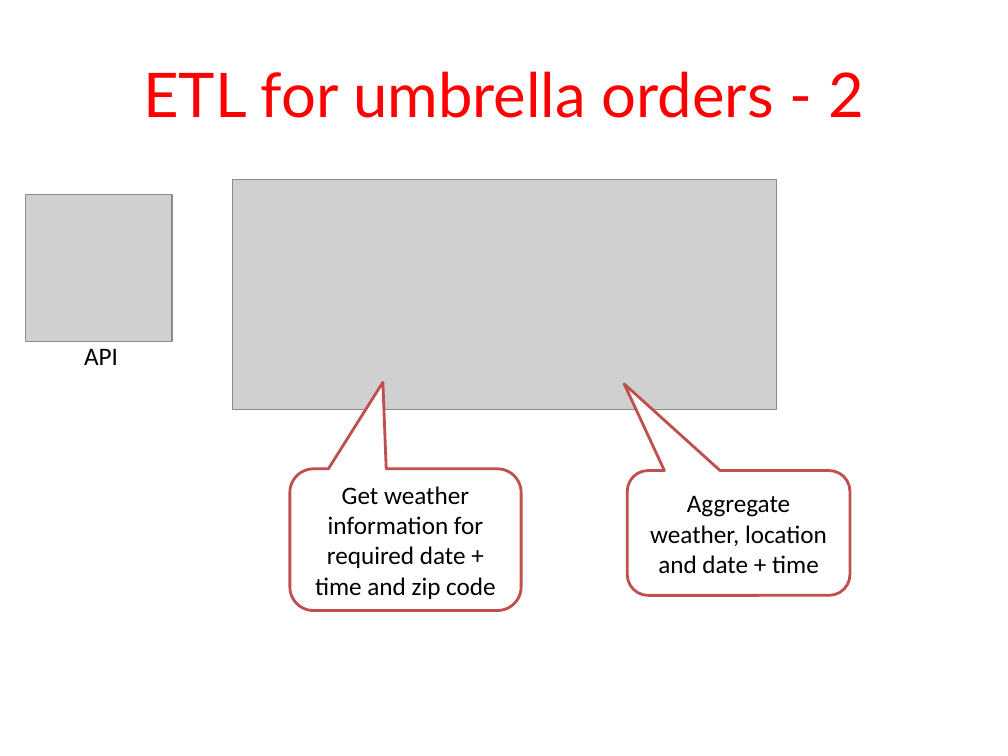
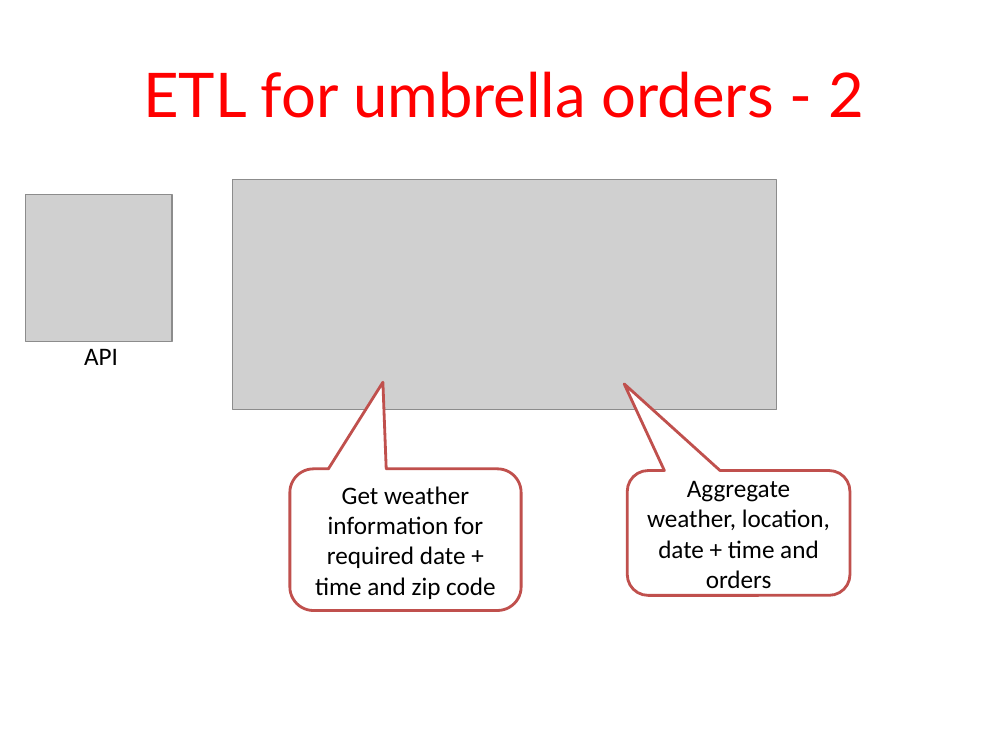
Before and after one commit to devEffort/HBTechTalk, a slide deck: slide 13 of HBTechTalk.pptx. Drawn at 1008x756 pixels with LibreOffice and Linux fonts; fonts in the diff are those of the drawing; grey boxes stand for pictures; background and template pictures are left out. Boxes give left, top, right and bottom in pixels: in the first picture for what was removed or moved away, otherwise in the second. Text is boxed around its words. In the diff, an @@ line names an element or a change of style, - is before the commit and + after.

```diff
--- a/HBTechTalk.pptx
+++ b/HBTechTalk.pptx
@@ text in rounded speech box at box(647, 480, 830, 589): text changed @@
-Aggregate weather, location and date + time
+Aggregate weather, location, date + time and orders
```
Also in this commit, not shown: 2 other slides changed, 2 slides added, 2 slides removed, 1 other file.
